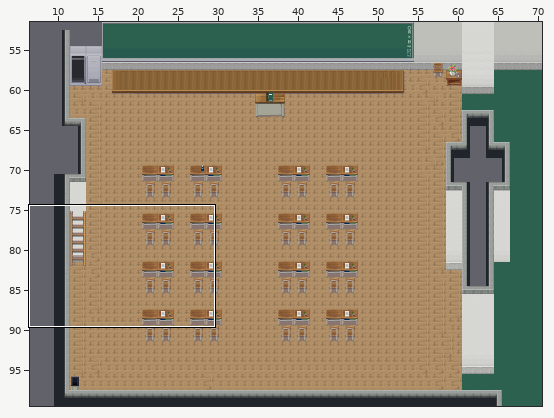
Two versions of a level (Tiled map, res/tmx/class.tmx). The picture above shows the old version from afar; the outline marks the close-up.
Close-up. The starting point:
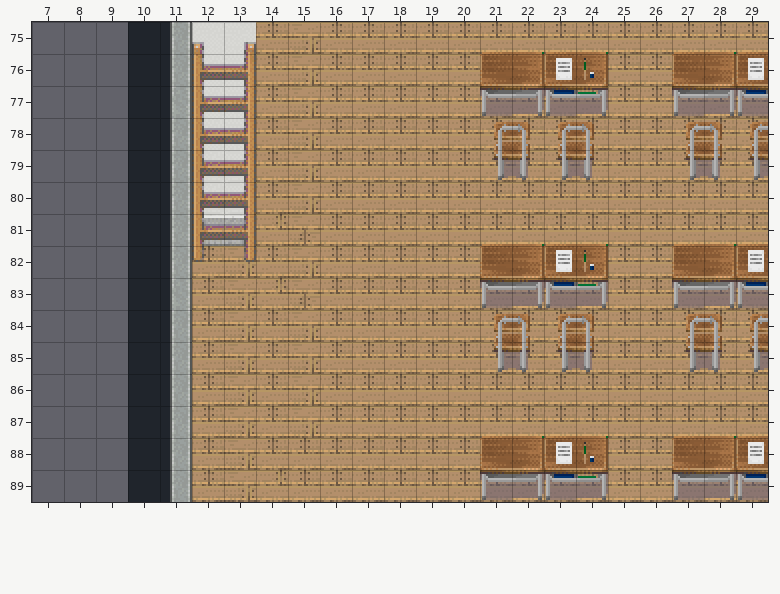
Cells are 16x16 px. Shown: x 7..29, y 75..89.
Once edited:
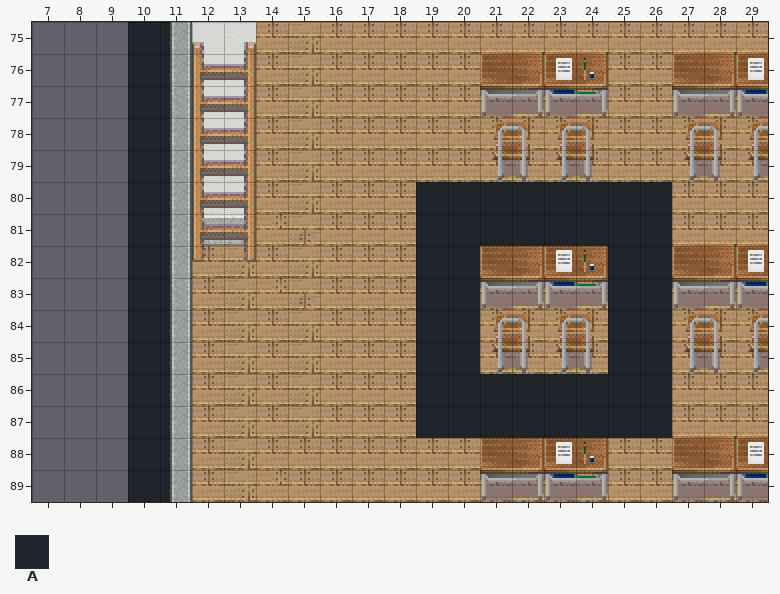
Key: from "053-Wall01": A 7.
_ is an empty cell.
Tiles of an added or newly shown layer are drawn over the layers below it.
Change:
Layer "route" (added):
y 81: x 19 _ -> A; x 21 _ -> A; x 23 _ -> A; x 25 _ -> A
y 83: x 19 _ -> A; x 25 _ -> A
y 85: x 19 _ -> A; x 25 _ -> A
y 87: x 19 _ -> A; x 21 _ -> A; x 23 _ -> A; x 25 _ -> A
Boxes around the changes in both close-ups, in picture pixels (x1, y1, x2, y2):
added: (416, 182, 672, 438)
